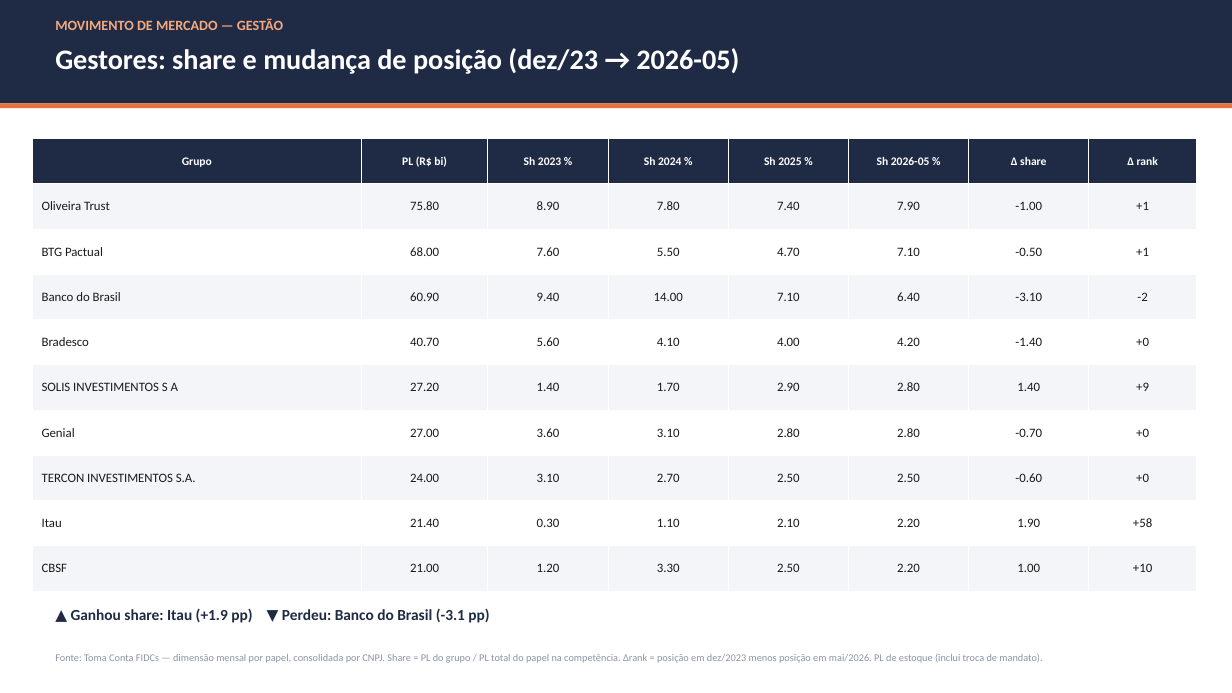
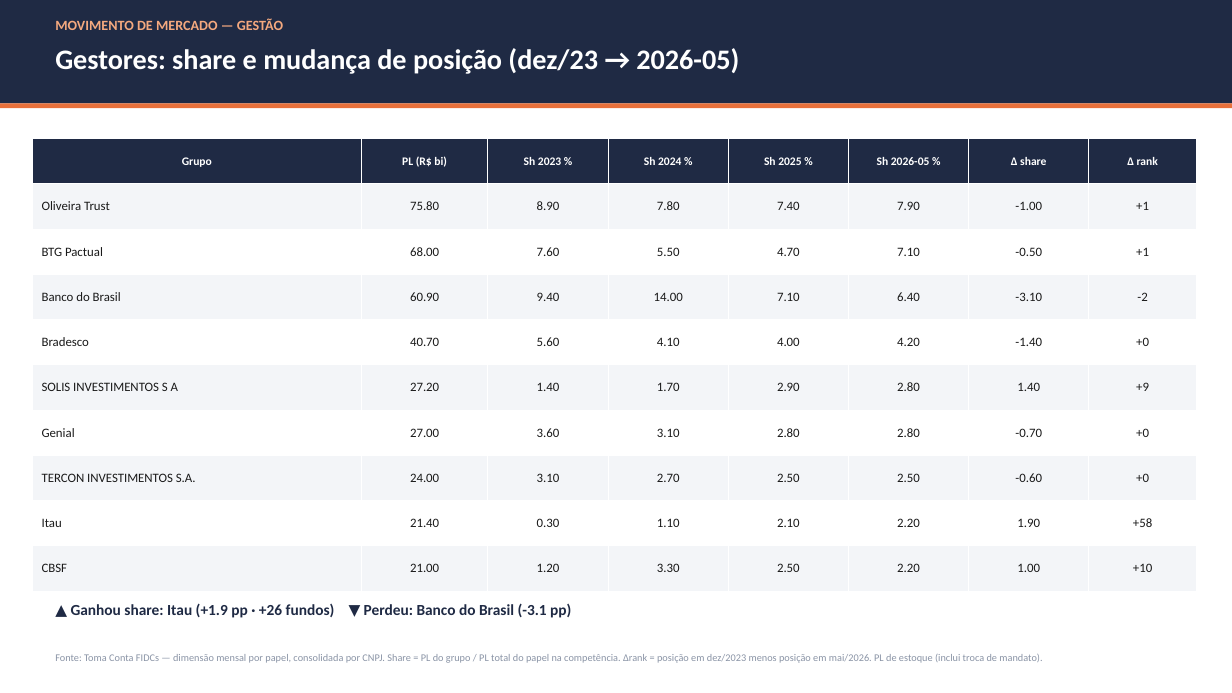
Before and after one commit to abalroar/fidc, a slide deck: slide 7 of outputs/Industria_FIDC_2026-05.pptx. Drawn at 1232x693 pixels with LibreOffice and Linux fonts; fonts in the diff are those of the drawing. Boxes give left, top, right and bottom in pixels: in the first picture for what was removed or moved away, otherwise in the second. Text is boxed around its words. In the diff, an @@ line names an element or a change of style, - is before the commit and + after.

```diff
--- a/outputs/Industria_FIDC_2026-05.pptx
+++ b/outputs/Industria_FIDC_2026-05.pptx
@@ text at (x1=71, y1=603, x2=571, y2=618): text changed @@
-▲ Ganhou share: Itau (+1.9 pp) ▼ Perdeu: Banco do Brasil (-3.1 pp)
+▲ Ganhou share: Itau (+1.9 pp · +26 fundos) ▼ Perdeu: Banco do Brasil (-3.1 pp)
```
Also in this commit, not shown: 3 other slides changed, 1 slide added, 3 other files.
